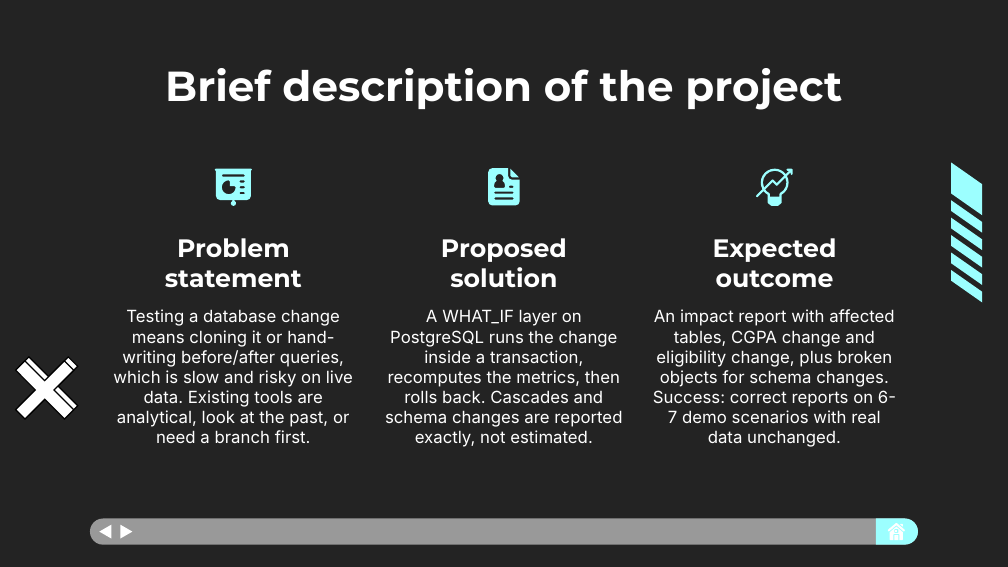
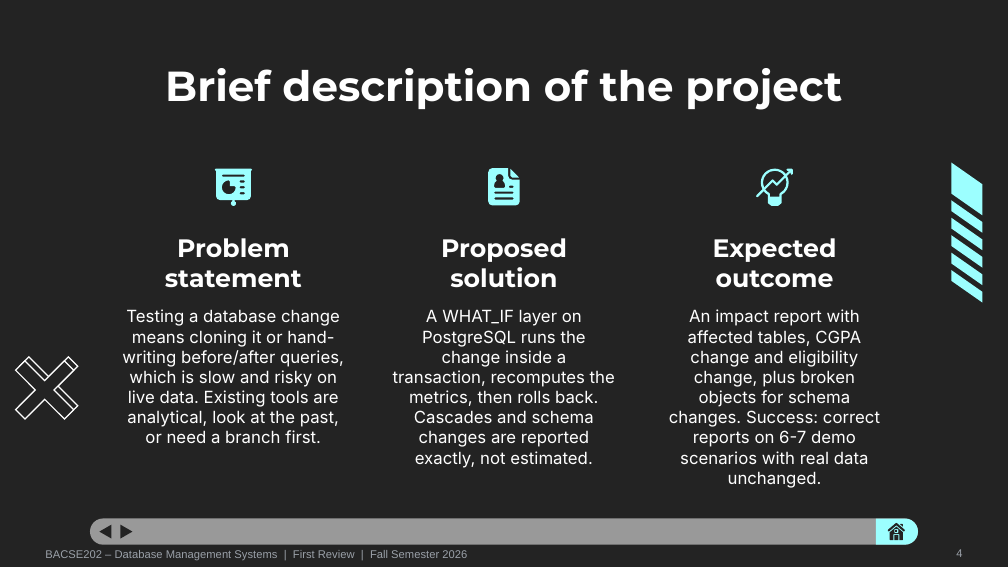
Before and after one commit to prakritijha26/DatabaseSystems_Project, a slide deck: slide 4 of WhatIf_Database_Review_1.pptx (slide 2 before the commit). Drawn at 1008x567 pixels with LibreOffice and Linux fonts; fonts in the diff are those of the drawing. Boxes give left, top, right and bottom in pixels: in the first picture for what was removed or moved away, otherwise in the second. Text is boxed around its words. In the diff, an @@ line names an element or a change of style, - is before the commit and + after.

Commit message:
"Updated Review 1 PPT and PDF"

```diff
--- a/WhatIf_Database_Review_1.pptx
+++ b/WhatIf_Database_Review_1.pptx
@@ 3 subtitles: place and size @@
-3 subtitles at box(113, 309, 896, 447)
+3 subtitles at box(122, 309, 880, 488)
@@ freeform shape at box(19, 356, 79, 415): outline redrawn @@
@@ freeform shape at box(19, 357, 78, 415): fill #000000 to #232323; outline redrawn @@
@@ freeform shape at box(15, 360, 75, 419): outline redrawn @@
@@ freeform shape at box(16, 361, 75, 419): fill #000000 to #232323; outline redrawn @@
@@ freeform shape at box(888, 523, 905, 531): fill #FFFFFF to #232323; outline redrawn @@
@@ fill #FFFFFF to #232323 in 5 elements at box(100, 524, 112, 538), box(121, 524, 133, 538), box(900, 524, 903, 527), box(895, 530, 897, 532), box(890, 526, 903, 539) @@
@@ freeform shape at box(894, 535, 898, 540): fill #FFFFFF to #232323; outline redrawn @@
@@ text added at box(45, 550, 467, 560), 8 pt, text #9AA0A8 @@
+BACSE202 – Database Management Systems | First Review | Fall Semester 2026
@@ text added at box(956, 549, 962, 557), 8 pt, text #9AA0A8 @@
+4
```
Also in this commit, not shown: 9 other slides changed, 6 slides added, 2 other files.
